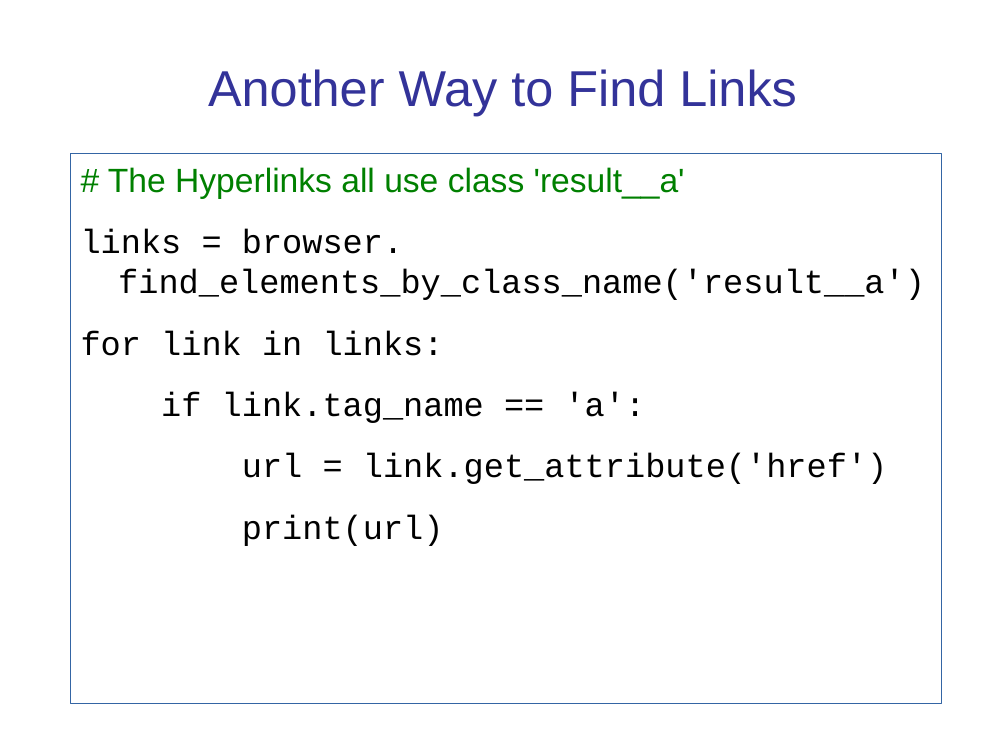
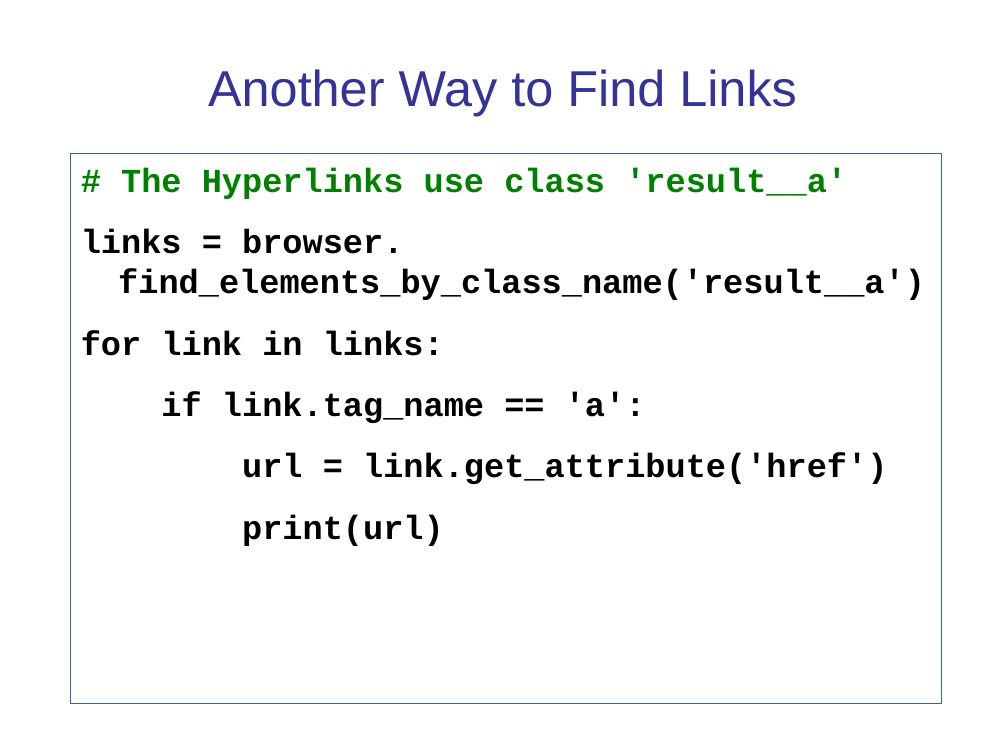
Before and after one commit to cpske/ISP, a slide deck: slide 19 of testing/WebTesting.ppt (slide 18 before the commit). Drawn at 1008x756 pixels with LibreOffice and Linux fonts; fonts in the diff are those of the drawing. Boxes give left, top, right and bottom in pixels: in the first picture for what was removed or moved away, otherwise in the second. Text is boxed around its words. In the diff, an @@ line names an element or a change of style, - is before the commit and + after.

```diff
--- a/testing/WebTesting.ppt
+++ b/testing/WebTesting.ppt
@@ text at [121,167,847,199]: text changed; font Arial to Courier New; bold on @@
-# The Hyperlinks all use class 'result__a'
+# The Hyperlinks use class 'result__a'
@@ text at [81,229,925,546]: bold on in "links = browser. find_elements_by_class_name('result__a')", "for link in links:", "if link.tag_name == 'a':", "url = link.get_attribute('href')" and 1 more places @@
```
Also in this commit, not shown: 12 other slides changed, 2 slides added, 5 other files.
